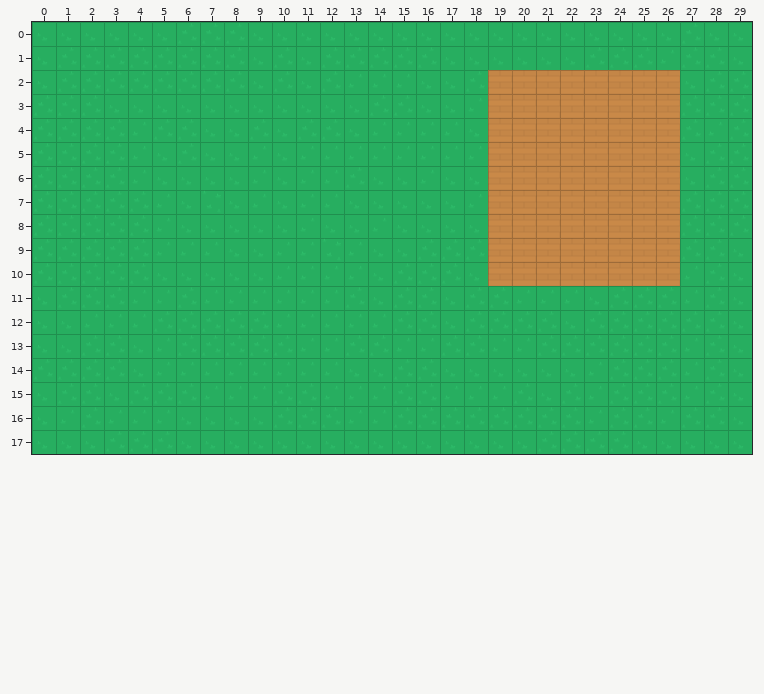
A Tiled map gets an edit: MoveInMap/PlaygroundMap.tmx. Above, as it was before the edit.
Cells are 64x64 px. Shown: x 0..29, y 0..17.
The result:
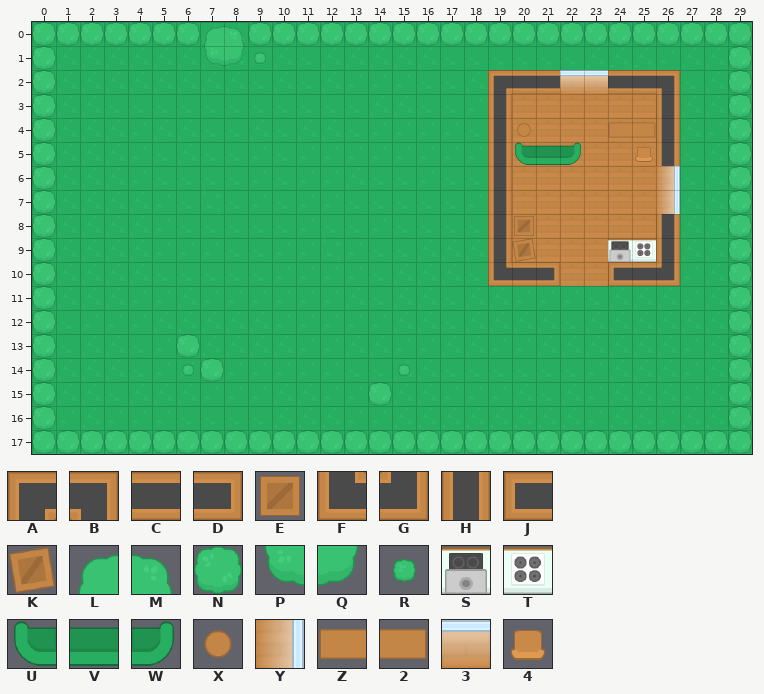
Key: from "KenneyLandscape": A 117, B 118, C 119, D 122, E 128, F 144, G 145, H 146, J 150, K 155, L 180, M 181, N 182, P 207, Q 208, R 234, S 295, T 296, U 446, V 447, W 448, X 478, Y 491, Z 506, 2 508, 3 517, 4 529.
_ is an empty cell.
Tiles of an added or newly shown layer are drawn over the layers below it.
See-through tiles are keyed as they look on the map.
The edit:
{"where": "layer \"Collisionlayer\" (now shown)"}
{"y":0,"x":0,"old":"______________________________","new":"NNNNNNNLMNNNNNNNNNNNNNNNNNNNNN"}
{"y":1,"x":0,"old":"_","new":"N"}
{"y":1,"x":7,"old":"___","new":"PQR"}
{"y":1,"x":29,"old":"_","new":"N"}
{"y":2,"x":0,"old":"_","new":"N"}
{"y":2,"x":19,"old":"________","new":"ACC33CCB"}
{"y":2,"x":29,"old":"_","new":"N"}
{"y":3,"x":0,"old":"_","new":"N"}
{"y":3,"x":19,"old":"_","new":"H"}
{"y":3,"x":26,"old":"_","new":"H"}
{"y":3,"x":29,"old":"_","new":"N"}
{"y":4,"x":0,"old":"_","new":"N"}
{"y":4,"x":19,"old":"__","new":"HX"}
{"y":4,"x":24,"old":"___","new":"Z2H"}
{"y":4,"x":29,"old":"_","new":"N"}
{"y":5,"x":0,"old":"_","new":"N"}
{"y":5,"x":19,"old":"____","new":"HUVW"}
{"y":5,"x":25,"old":"__","new":"4H"}
{"y":5,"x":29,"old":"_","new":"N"}
{"y":6,"x":0,"old":"_","new":"N"}
{"y":6,"x":19,"old":"_","new":"H"}
{"y":6,"x":26,"old":"_","new":"Y"}
{"y":6,"x":29,"old":"_","new":"N"}
{"y":7,"x":0,"old":"_","new":"N"}
{"y":7,"x":19,"old":"_","new":"H"}
{"y":7,"x":26,"old":"_","new":"Y"}
{"y":7,"x":29,"old":"_","new":"N"}
{"y":8,"x":0,"old":"_","new":"N"}
{"y":8,"x":19,"old":"__","new":"HE"}
{"y":8,"x":26,"old":"_","new":"H"}
{"y":8,"x":29,"old":"_","new":"N"}
{"y":9,"x":0,"old":"_","new":"N"}
{"y":9,"x":19,"old":"__","new":"HK"}
{"y":9,"x":24,"old":"___","new":"STH"}
{"y":9,"x":29,"old":"_","new":"N"}
{"y":10,"x":0,"old":"_","new":"N"}
{"y":10,"x":19,"old":"___","new":"FCD"}
{"y":10,"x":24,"old":"___","new":"JCG"}
{"y":10,"x":29,"old":"_","new":"N"}
{"y":11,"x":0,"old":"_","new":"N"}
{"y":11,"x":29,"old":"_","new":"N"}
{"y":12,"x":0,"old":"_","new":"N"}
{"y":12,"x":29,"old":"_","new":"N"}
{"y":13,"x":0,"old":"_","new":"N"}
{"y":13,"x":6,"old":"_","new":"N"}
{"y":13,"x":29,"old":"_","new":"N"}
{"y":14,"x":0,"old":"_","new":"N"}
{"y":14,"x":6,"old":"__","new":"RN"}
{"y":14,"x":15,"old":"_","new":"R"}
{"y":14,"x":29,"old":"_","new":"N"}
{"y":15,"x":0,"old":"_","new":"N"}
{"y":15,"x":14,"old":"_","new":"N"}
{"y":15,"x":29,"old":"_","new":"N"}
{"y":16,"x":0,"old":"_","new":"N"}
{"y":16,"x":29,"old":"_","new":"N"}
{"y":17,"x":0,"old":"______________________________","new":"NNNNNNNNNNNNNNNNNNNNNNNNNNNNNN"}
